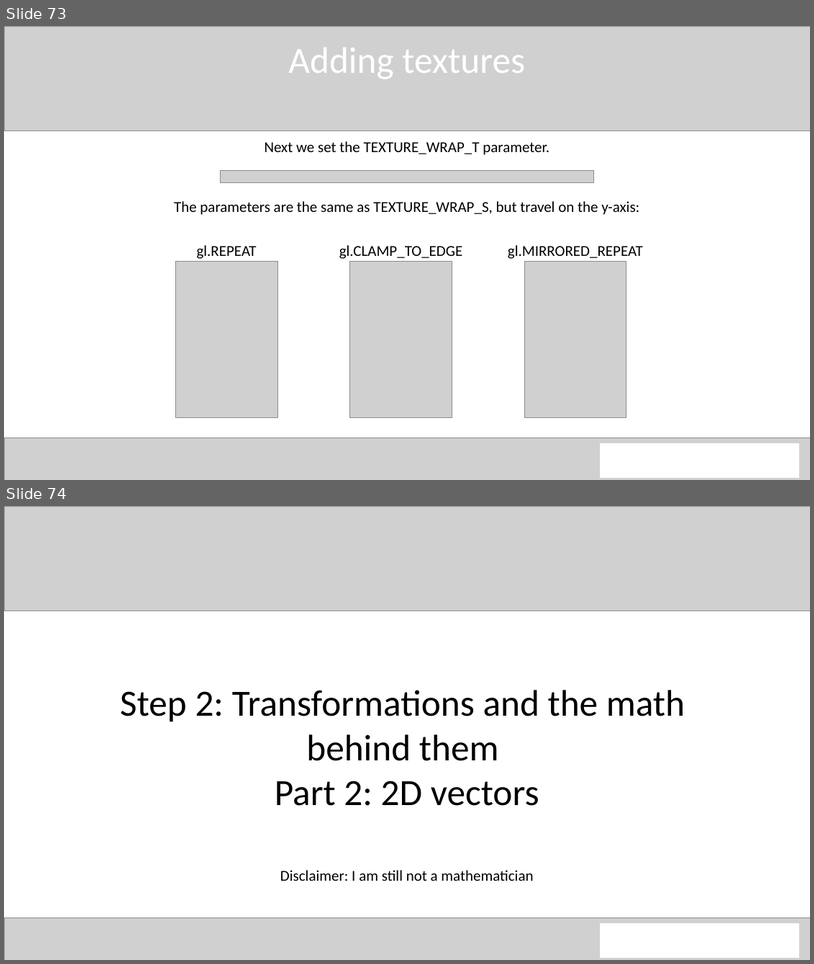
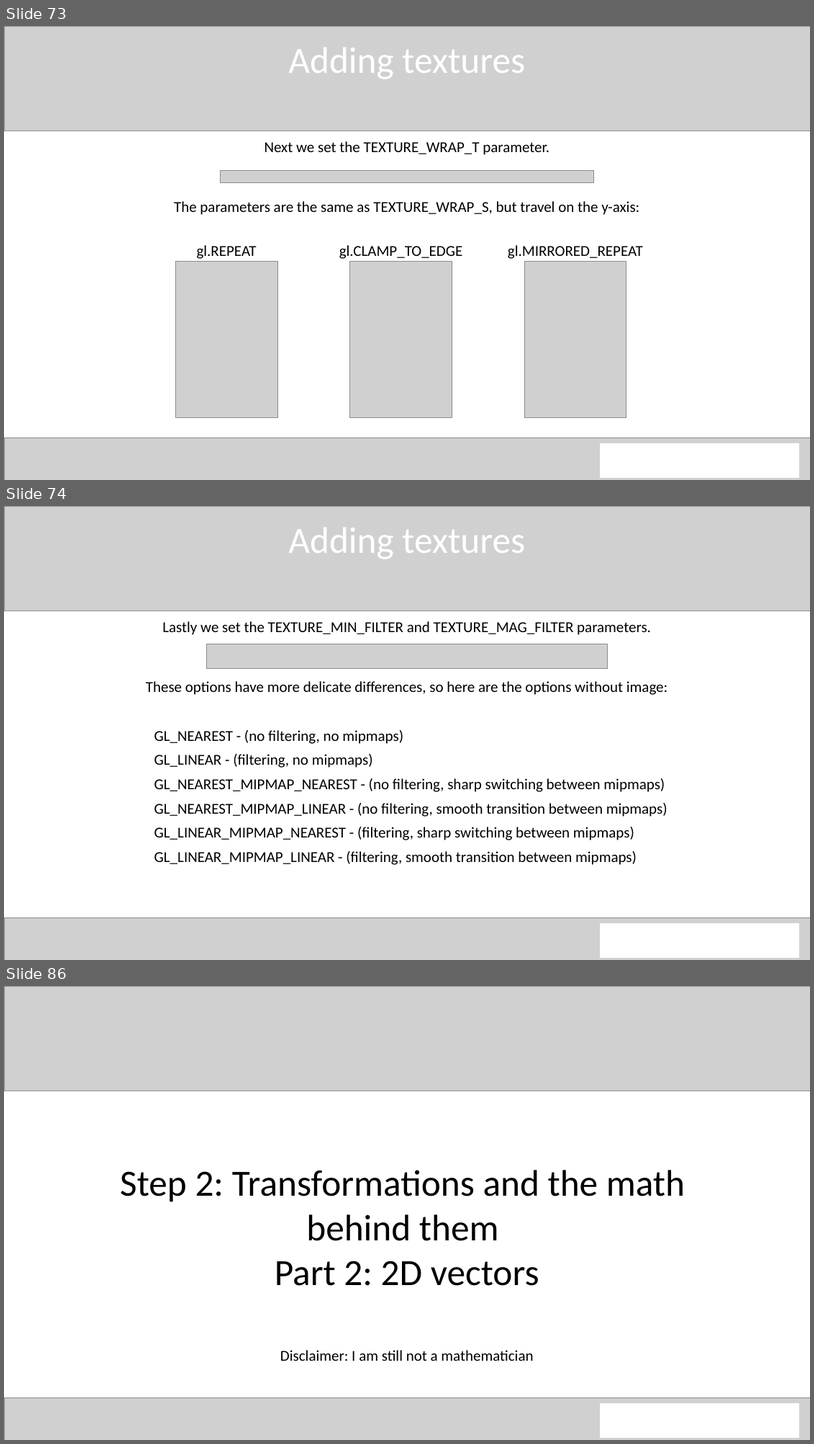
Before and after one commit to QuincyJacobs/WebGLTutorial, a slide deck: Presentation/Presentation WebGL.pptx. Shown one above the other, each under a label of ours: slides 73 and 74 before the commit, slides 73, 74 and 86 after it; the slides between them are not shown. The pictures are 814x964 and 814x1444 pixels, drawn with LibreOffice and Linux fonts; fonts in the diff are those of the drawing; grey boxes stand for pictures. Boxes give left, top, right and bottom in pixels: in the first picture for what was removed or moved away, otherwise in the second. Text is boxed around its words. In the diff, an @@ line names an element or a change of style, - is before the commit and + after.

Commit message:
Powerpoint update
Almost finished up the texture part. This accompanies Example 4

```diff
--- a/Presentation/Presentation WebGL.pptx
+++ b/Presentation/Presentation WebGL.pptx
@@ slide 74 added at (4, 506, 810, 960), background #FFFFFF @@
@@ picture added at (4, 506, 810, 611) @@
@@ text added at (288, 528, 525, 559), 44 pt, text #FFFFFF @@
+Adding textures
@@ text added at (162, 621, 651, 635), 18 pt, text #000000 @@
+Lastly we set the TEXTURE_MIN_FILTER and TEXTURE_MAG_FILTER parameters.
@@ picture added at (206, 644, 608, 668) @@
@@ text added at (146, 681, 668, 695), 18 pt, text #000000 @@
+These options have more delicate differences, so here are the options without image:
@@ text added at (154, 730, 668, 865), 18 pt, text #000000 @@
+GL_NEAREST - (no filtering, no mipmaps)
+GL_LINEAR - (filtering, no mipmaps)
+GL_NEAREST_MIPMAP_NEAREST - (no filtering, sharp switching between mipmaps)
+GL_NEAREST_MIPMAP_LINEAR - (no filtering, smooth transition between mipmaps)
+GL_LINEAR_MIPMAP_NEAREST - (filtering, sharp switching between mipmaps)
+GL_LINEAR_MIPMAP_LINEAR - (filtering, smooth transition between mipmaps)
@@ picture added at (4, 917, 810, 960) @@
@@ rectangle added at (600, 924, 800, 957), fill #FFFFFF, outline #FFFFFF 1 pt @@
@@ what was slide 74 is now slide 86 @@
```
Also in this commit, not shown: 11 other slides added.
